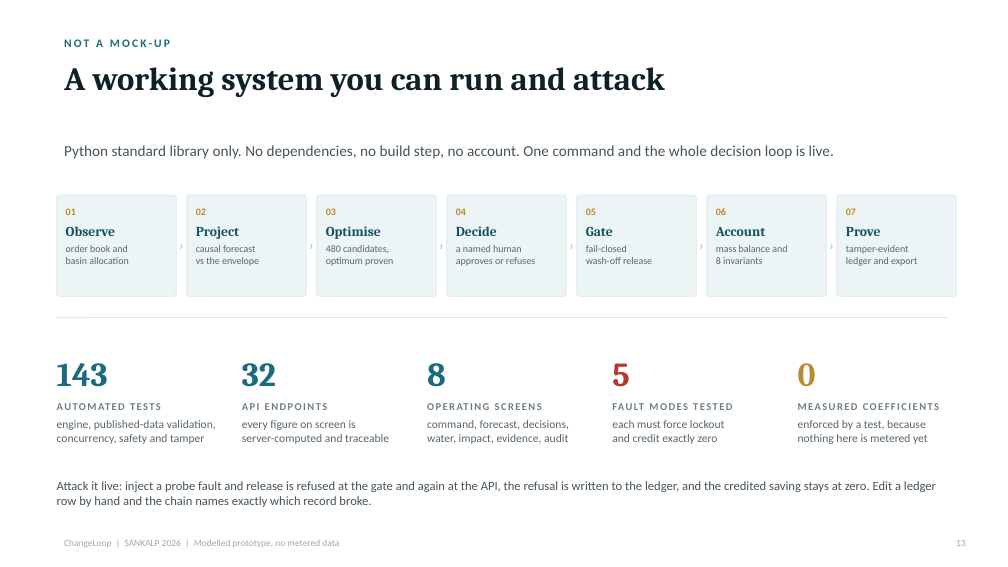
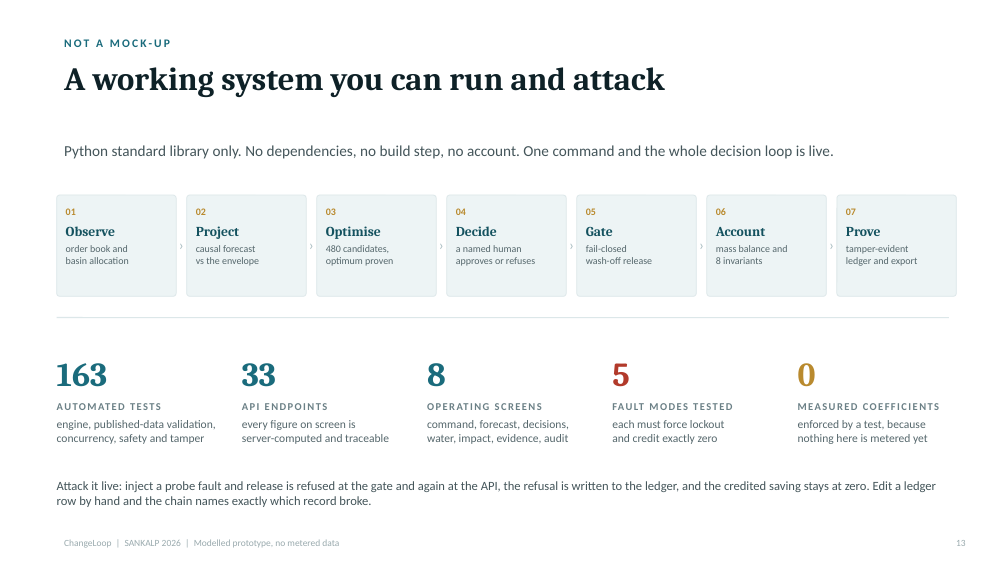
Before and after one commit to shoryamittal/Changeloop-water-intelligence-, a slide deck: slide 13 of submission/ChangeLoop_SANKALP_2026.pptx. Drawn at 1008x567 pixels with LibreOffice and Linux fonts; fonts in the diff are those of the drawing. Boxes give left, top, right and bottom in pixels: in the first picture for what was removed or moved away, otherwise in the second. Text is boxed around its words. In the diff, an @@ line names an element or a change of style, - is before the commit and + after.

```diff
--- a/submission/ChangeLoop_SANKALP_2026.pptx
+++ b/submission/ChangeLoop_SANKALP_2026.pptx
@@ text at <box>57,363,108,387</box>: text changed @@
-143
+163
@@ text at <box>242,363,276,387</box>: text changed @@
-32
+33
```
Also in this commit, not shown: 1 other slide changed.
